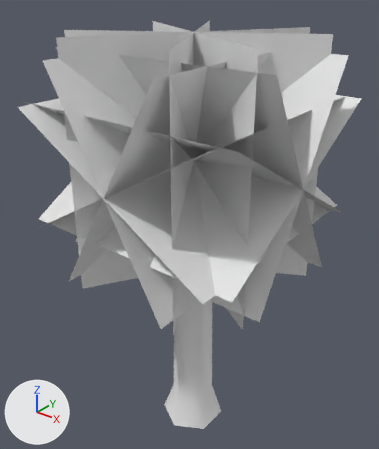
What one commit did to the FBX model Assets/Prefabs/Environment/Models/TrashBal_FluffyPlant.fbx.
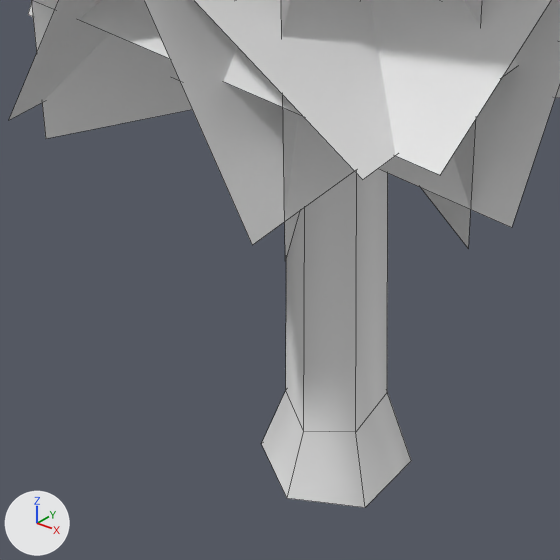
Each version appears first whole from a 50 mm lens placed at (2.54, -3.23, 4.11), pointed at (-0.09, 0.06, 2.07), and next in a close-up on the part from 17% to 73% of the width and 53% to 100% of the height. Every picture has the same lights, and +X, +Y and +Z are marked at lower left. The close-ups show mesh edges as thin lines. Where no turn or scale is listed for an object, it has been applied to the vertices.

The first close-up shows 'TrashBal_FluffyPlant', 'TrashBal_FluffyPlant-foliage'.
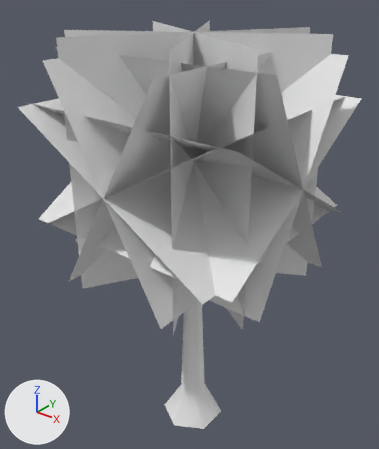
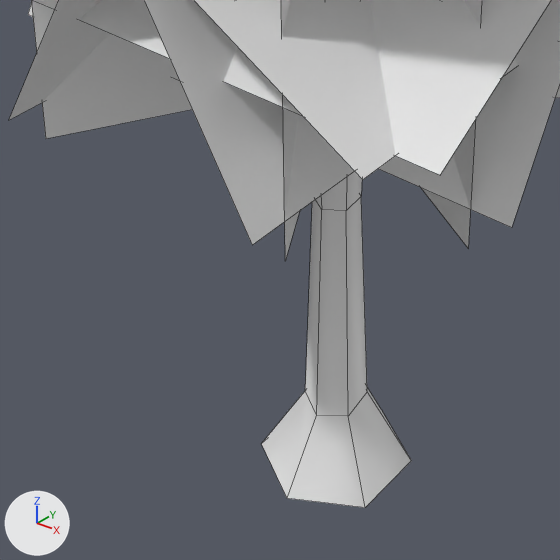
Commit message: made FluffyPlant thinner

The change, as a list of edits to the scene's bpy script:
```text
Change me_cylinder_002:
    used by ob_trashbal_fluffyplant; location = (0.0, 0.0, 0.0)
    remove me_cylinder_002.from_pydata(...)  # 24 vertices, 28 faces; spans x -0.26..0.26, y -0.3..0.3, z 0.0..2.38
    add me_cylinder_002.from_pydata(...)  # 30 vertices, 34 faces; spans x -0.26..0.26, y -0.3..0.3, z 0.0..2.38
    me_cylinder_002 part 1
    6 faces are deleted
    13 vertices move from x -0.18..0.18, y -0.19..0.19, z 0.26..2.14 to x -0.11..0.11, y -0.12..0.12, z 0.28..2.17
    6 vertices are added at (0.08, 0.04, 1.23), (0.0, 0.09, 1.24), (0.08, -0.04, 1.22), (-0.08, 0.04, 1.23), (0.0, -0.09, 1.21), (-0.08, -0.04, 1.22)
    12 new faces join them
```

Pixel boxes (x1, y1, x2, y2) of what changed, in the close-ups (560 x 560 px):
'TrashBal_FluffyPlant', reshaped
    before: (262, 169, 411, 508)
    after: (262, 171, 411, 508)
